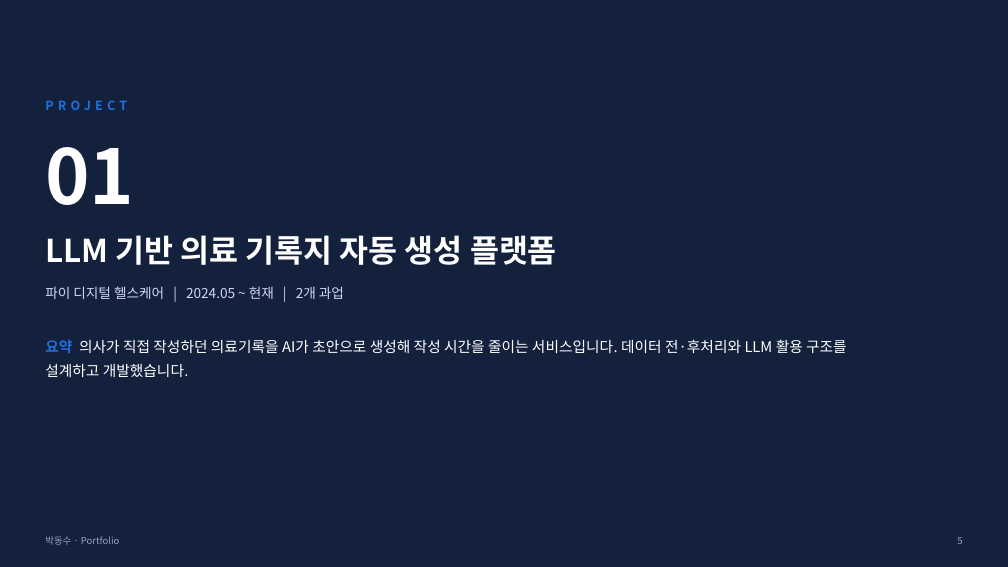
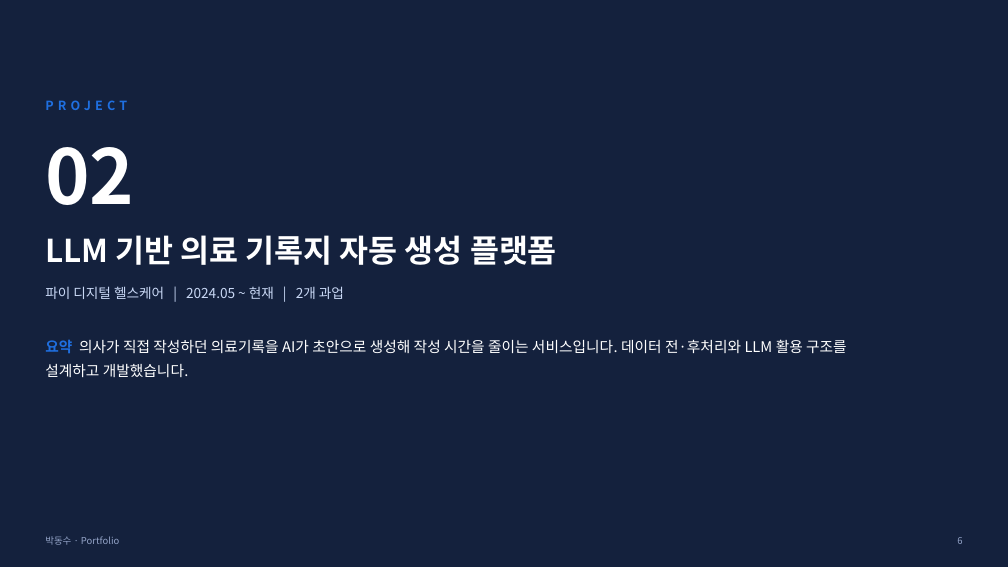
Before and after one commit to parkdongsu/parkdongsu.github.io, a slide deck: slide 6 of assets/Dongsu_Park_Portfolio.pptx (slide 5 before the commit). Drawn at 1008x567 pixels with LibreOffice and Linux fonts; fonts in the diff are those of the drawing. Boxes give left, top, right and bottom in pixels: in the first picture for what was removed or moved away, otherwise in the second. Text is boxed around its words. In the diff, an @@ line names an element or a change of style, - is before the commit and + after.

```diff
--- a/assets/Dongsu_Park_Portfolio.pptx
+++ b/assets/Dongsu_Park_Portfolio.pptx
@@ text at <box>45,147,134,205</box>: text changed @@
-01
+02
```
Also in this commit, not shown: 3 other slides changed, 2 other files.
